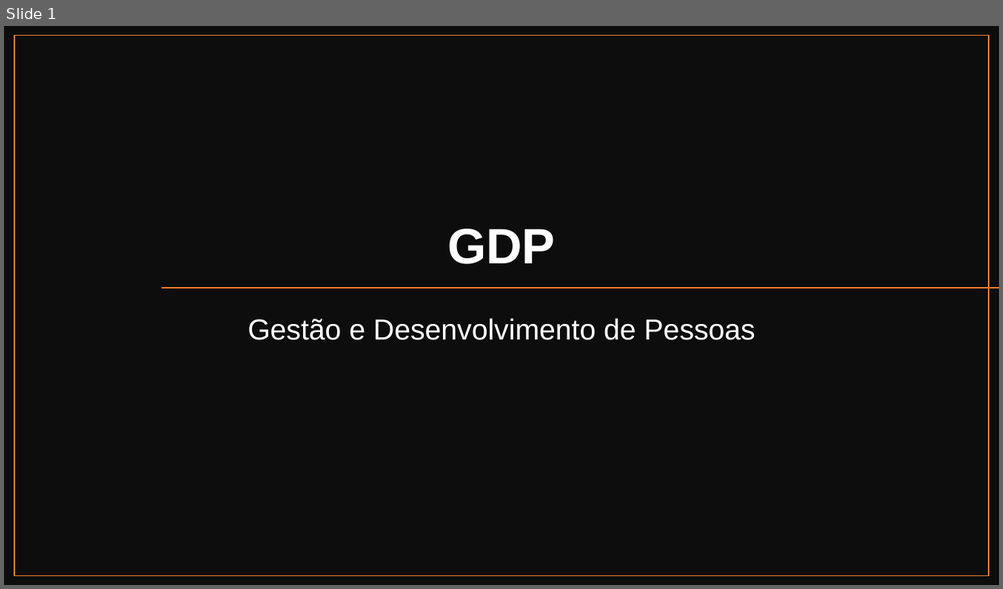
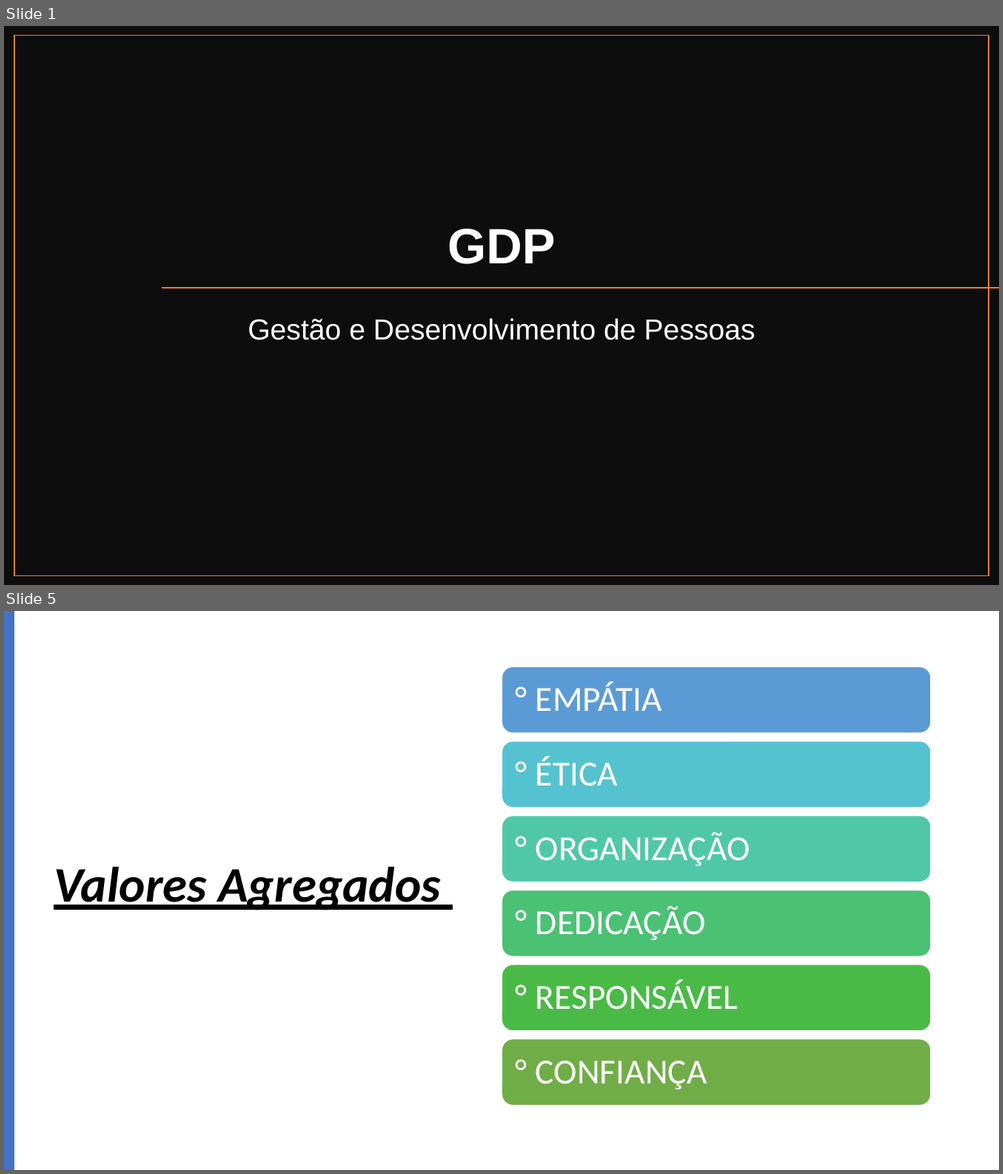
Before and after one commit to carlosmascena/primeiro-repositorio-ads-b, a slide deck: projeto-site/public/documentacao/Slides para o Projeto Individual.pptx. Shown one above the other, each under a label of ours: slide 1 before the commit, slides 1 and 5 after it; the slides between them are not shown. The pictures are 1003x589 and 1003x1174 pixels, drawn with LibreOffice and Linux fonts; fonts in the diff are those of the drawing. Boxes give left, top, right and bottom in pixels: in the first picture for what was removed or moved away, otherwise in the second. Text is boxed around its words. In the diff, an @@ line names an element or a change of style, - is before the commit and + after.

```diff
--- a/projeto-site/public/documentacao/Slides para o Projeto Individual.pptx
+++ b/projeto-site/public/documentacao/Slides para o Projeto Individual.pptx
@@ slide 5 added at box(4, 611, 999, 1170), background #FFFFFF @@
@@ rectangle added at box(4, 611, 14, 1170), fill #4472C4 @@
@@ title added at box(54, 867, 441, 911), 48 pt, text #000000, bold, italic, underline @@
+Valores Agregados
@@ group added at box(502, 667, 930, 1105): 6 rounded rectangles, 6 texts @@
+° EMPÁTIA
+° ÉTICA
+° ORGANIZAÇÃO
+° DEDICAÇÃO
+° RESPONSÁVEL
+° CONFIANÇA
```
Also in this commit, not shown: 4 slides changed.
